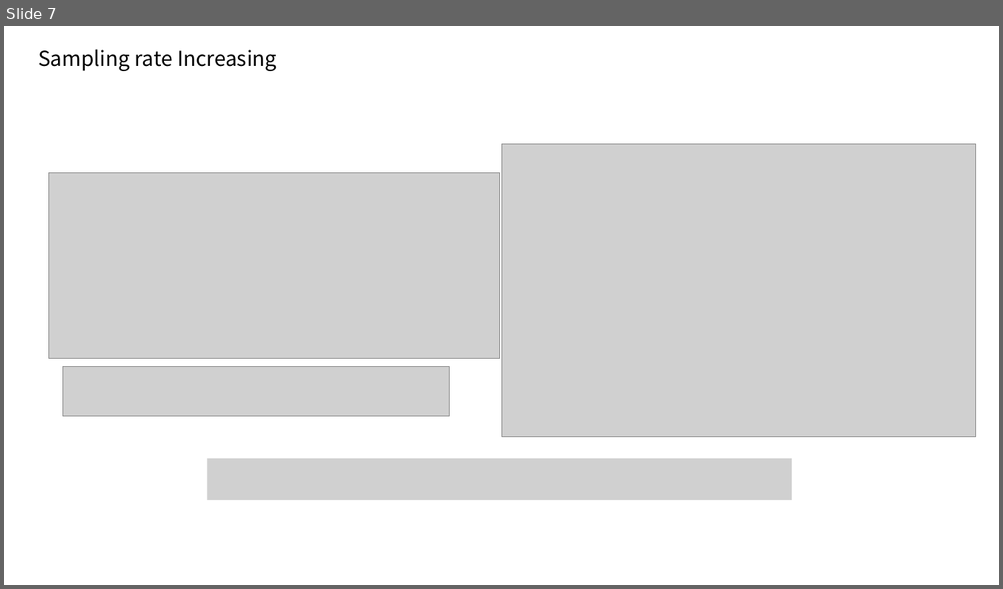
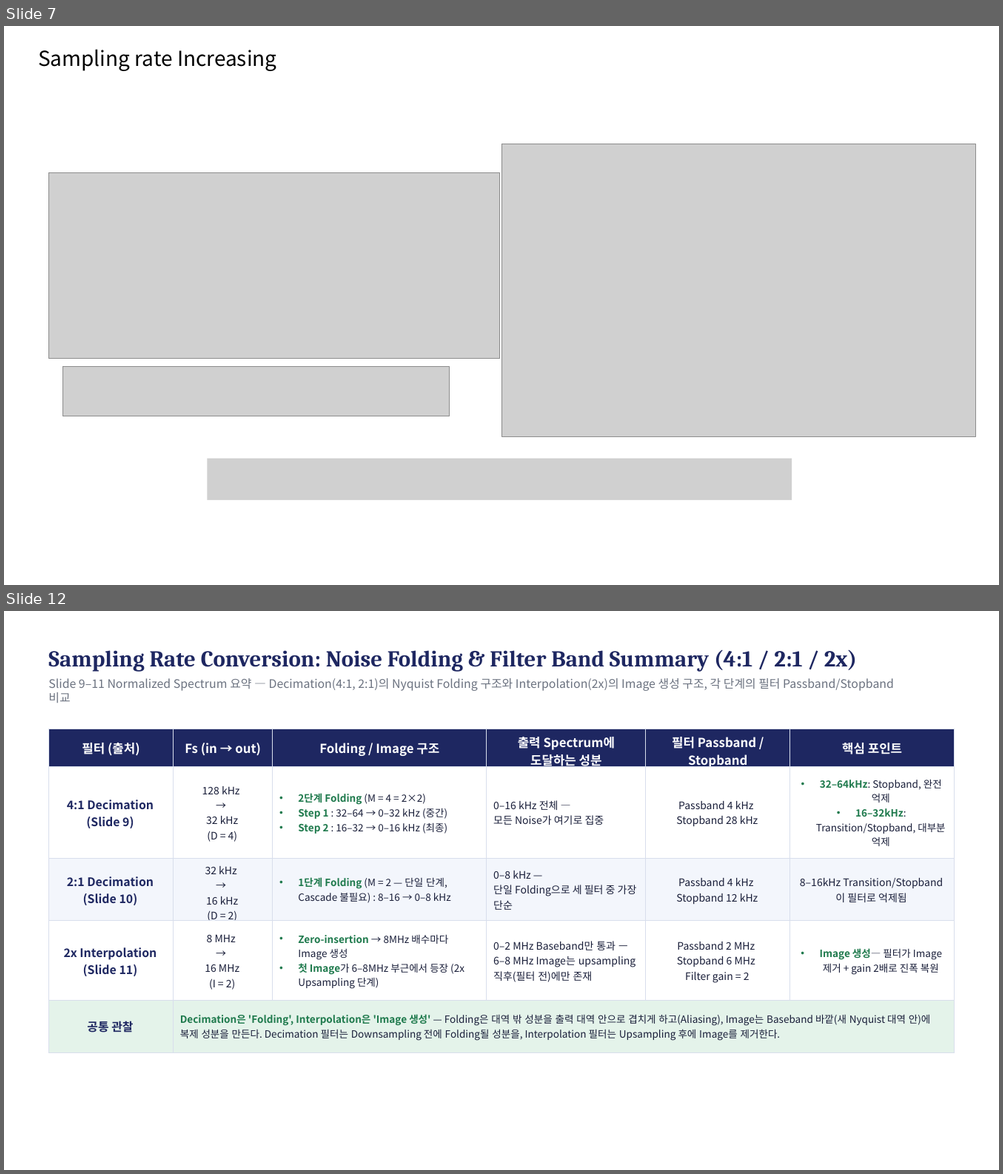
Before and after one commit to EUNWOO4882/DSP_work, a slide deck: Multirate_Signal_Processing.pptx. Shown one above the other, each under a label of ours: slide 7 before the commit, slides 7 and 12 after it; the slides between them are not shown. The pictures are 1003x589 and 1003x1174 pixels, drawn with LibreOffice and Linux fonts; fonts in the diff are those of the drawing; grey boxes stand for pictures. Boxes give left, top, right and bottom in pixels: in the first picture for what was removed or moved away, otherwise in the second. Text is boxed around its words. In the diff, an @@ line names an element or a change of style, - is before the commit and + after.

```diff
--- a/Multirate_Signal_Processing.pptx
+++ b/Multirate_Signal_Processing.pptx
@@ slide 12 added at [4, 611, 999, 1170], background #FFFFFF @@
@@ text added at [48, 649, 856, 672], 33 pt, text #1E2761, bold @@
+Sampling Rate Conversion: Noise Folding & Filter Band Summary (4:1 / 2:1 / 2x)
@@ text added at [48, 678, 893, 703], 17 pt, text #6B7280 @@
+Slide 9–11 Normalized Spectrum 요약 — Decimation(4:1, 2:1)의 Nyquist Folding 구조와 Interpolation(2x)의 Image 생성 구조, 각 단계의 필터 Passband/Stopband 비교
@@ table added at [48, 729, 954, 1053], 5 rows, 6 columns @@
+필터 (출처) | Fs (in → out) | Folding / Image 구조 | 출력 Spectrum에 도달하는 성분 | 필터 Passband / Stopband | 핵심 포인트
+4:1 Decimation / (Slide 9) | 128 kHz / → / 32 kHz / (D = 4) | 2단계 Folding (M = 4 = 2×2) / Step 1 : 32–64 → 0–32 kHz (중간) / Step 2 : 16–32 → 0–16 kHz (최종) | 0–16 kHz 전체 — / 모든 Noise가 여기로 집중 | Passband 4 kHz / Stopband 28 kHz | 32–64kHz: Stopband, 완전 억제 / 16–32kHz: Transition/Stopband, 대부분 억제
+2:1 Decimation / (Slide 10) | 32 kHz / → / 16 kHz / (D = 2) | 1단계 Folding (M = 2 — 단일 단계, Cascade 불필요) : 8–16 → 0–8 kHz | 0–8 kHz — / 단일 Folding으로 세 필터 중 가장 단순 | Passband 4 kHz / Stopband 12 kHz | 8–16kHz Transition/Stopband이 필터로 억제됨
+2x Interpolation / (Slide 11) | 8 MHz / → / 16 MHz / (I = 2) | Zero-insertion → 8MHz 배수마다 Image 생성 / 첫 Image가 6–8MHz 부근에서 등장 (2x Upsampling 단계) | 0–2 MHz Baseband만 통과 — 6–8 MHz Image는 upsampling 직후(필터 전)에만 존재 | Passband 2 MHz / Stopband 6 MHz / Filter gain = 2 | Image 생성— 필터가 Image 제거 + gain 2배로 진폭 복원
+공통 관찰 | Decimation은 'Folding', Interpolation은 'Image 생성' — Folding은 대역 밖 성분을 출력 대역 안으로 겹치게 하고(Aliasing), Image는 Baseband 바깥(새 Nyquist 대역 안)에 복제 성분을 만든다. Decimation 필터는 Downsampling 전에 Folding될 성분을, Interpolation 필터는 Upsampling 후에 Image를 제거한다. |  |  |  | 
```
Also in this commit, not shown: 1 slide changed, 5 other slides added.
